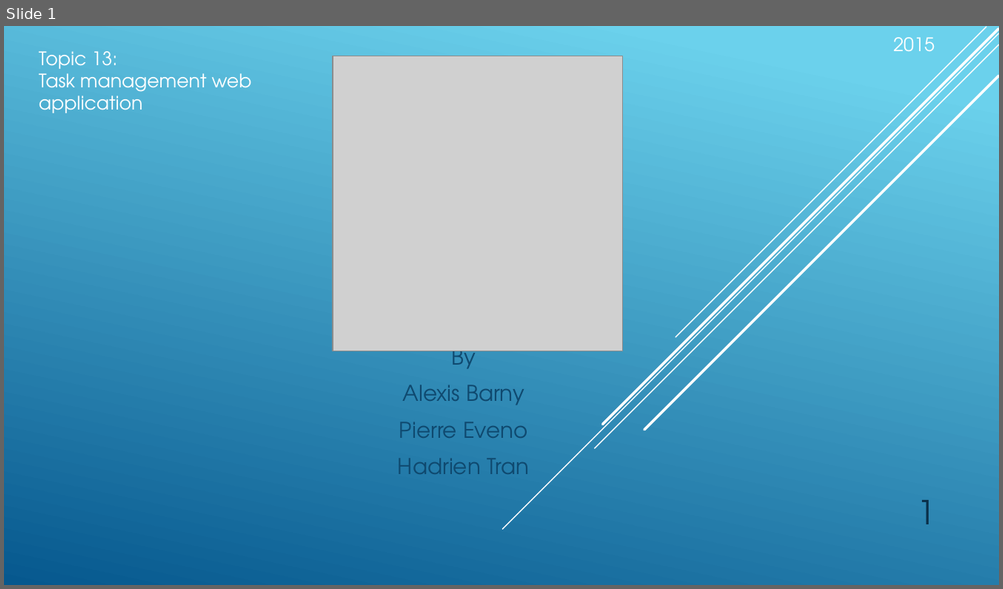
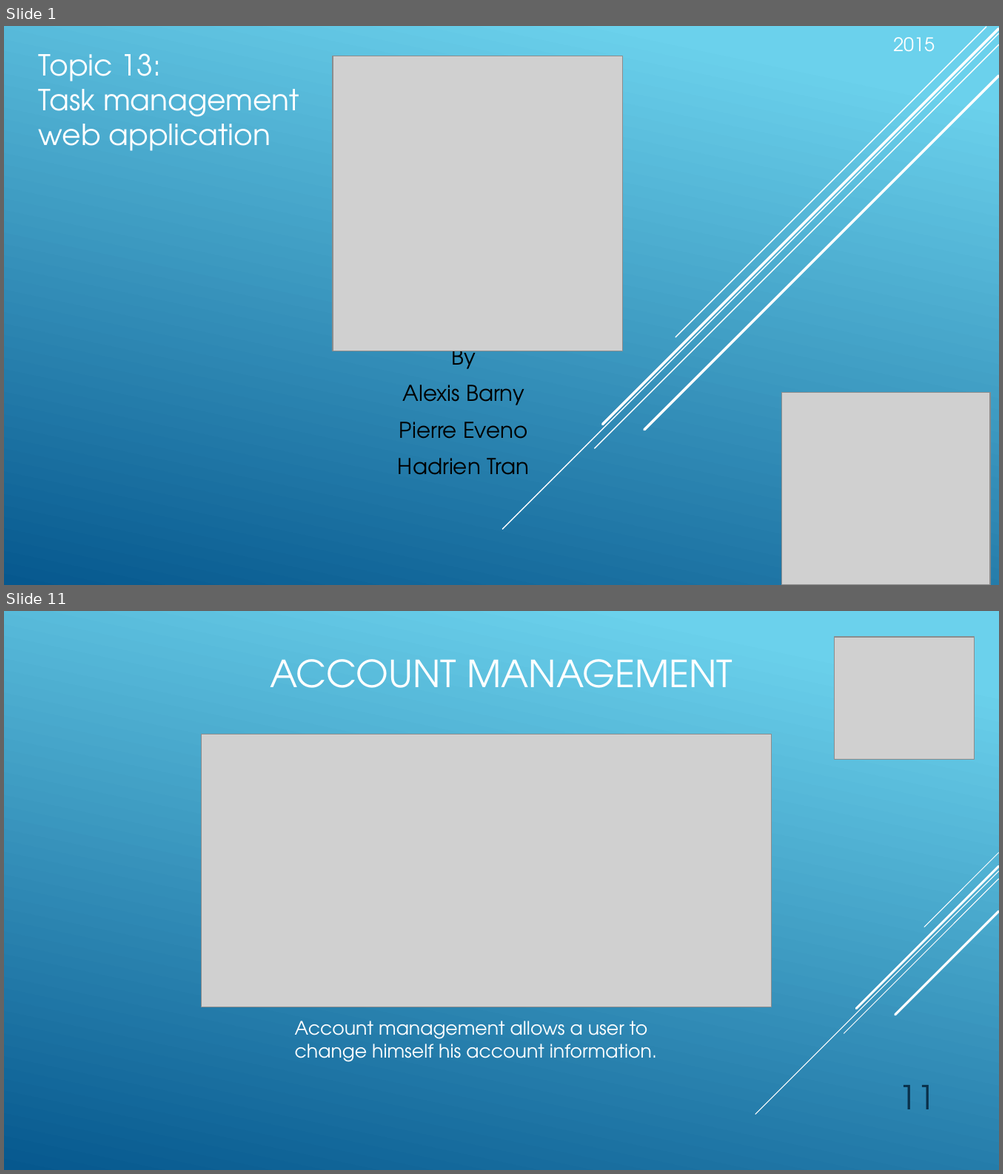
Before and after one commit to abarny/PTDawinSujet13, a slide deck: TeamShare.pptx. Shown one above the other, each under a label of ours: slide 1 before the commit, slides 1 and 11 after it; the slides between them are not shown. The pictures are 1003x589 and 1003x1174 pixels, drawn with LibreOffice and Linux fonts; fonts in the diff are those of the drawing; grey boxes stand for pictures. Boxes give left, top, right and bottom in pixels: in the first picture for what was removed or moved away, otherwise in the second. Text is boxed around its words. In the diff, an @@ line names an element or a change of style, - is before the commit and + after.

```diff
--- a/TeamShare.pptx
+++ b/TeamShare.pptx
@@ slide 11 added at (4, 611, 999, 1170), background gradient #6ED2EB to #06588E @@
@@ picture added at (834, 637, 974, 760) @@
@@ title added at (270, 659, 732, 688), 36 pt, text #FFFFFF @@
+ACCOUNT MANAGEMENT
@@ picture added at (201, 734, 771, 1008) @@
@@ group added at (755, 853, 999, 1115): 5 lines @@
@@ text added at (295, 1021, 657, 1062), 18 pt, text #FFFFFF @@
+Account management allows a user to change himself his account information.
@@ page number added at (899, 1085, 936, 1110), 32 pt, text #0A304A @@
+11
@@ slide 1 changed as well @@
@@ text "Topic 13:" at (39, 53, 299, 151): size 18 to 28 pt @@
@@ subtitle "By" at (398, 343, 529, 475): text colour #0F496F to #000000 @@
@@ picture added at (782, 393, 990, 585) @@
@@ page number removed at (916, 500, 935, 525) @@
-1
```
Also in this commit, not shown: 3 other slides changed, 12 other slides added, 12 slides removed.
